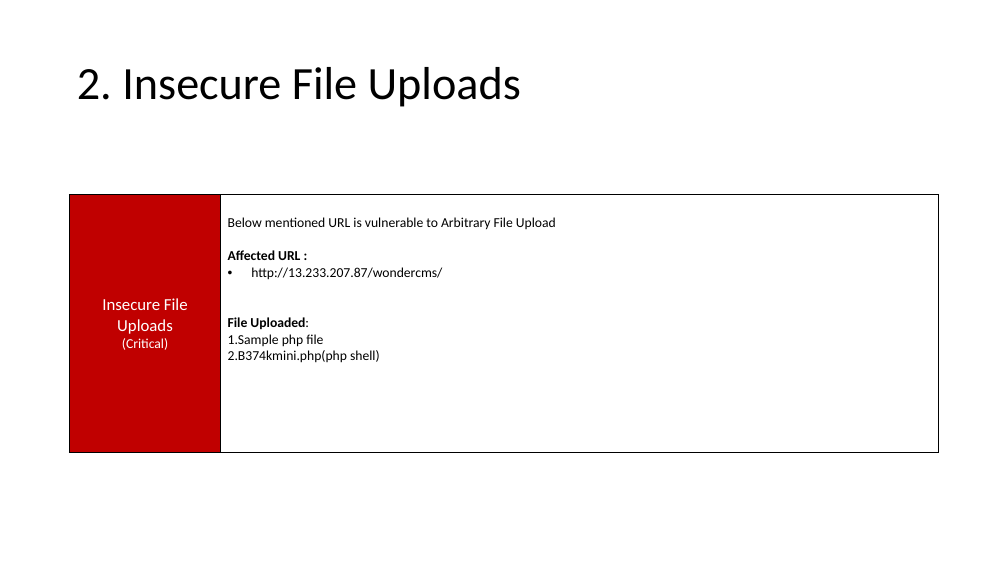
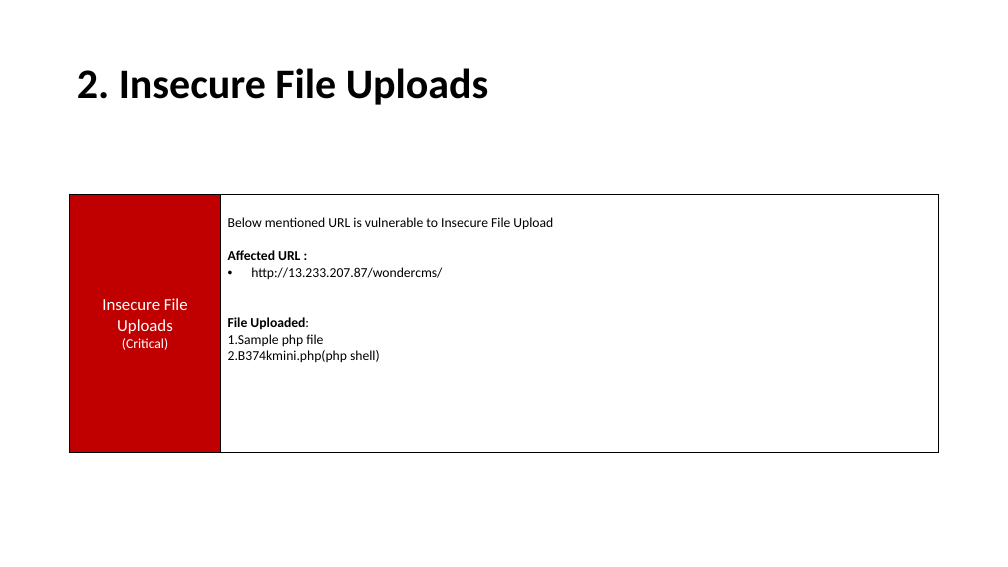
Before and after one commit to RocktimRajkumar/CEH-hack-a-thon, a slide deck: slide 14 of reports/Lifestyle Store/LifeStyle Store Application Reports.pptx. Drawn at 1008x567 pixels with LibreOffice and Linux fonts; fonts in the diff are those of the drawing. Boxes give left, top, right and bottom in pixels: in the first picture for what was removed or moved away, otherwise in the second. Text is boxed around its words. In the diff, an @@ line names an element or a change of style, - is before the commit and + after.

```diff
--- a/reports/Lifestyle Store/LifeStyle Store Application Reports.pptx
+++ b/reports/Lifestyle Store/LifeStyle Store Application Reports.pptx
@@ title "2. Insecure File Uploads" at (77, 68, 489, 105): size 44 to 40 pt, bold on @@
@@ table at (70, 151, 939, 453) @@
-row 2, column 2: Below mentioned URL is vulnerable to Arbitrary File Upload / Affected URL : / http://13.233.207.87/wondercms/ / File Uploaded: / 1.Sample php file / 2.B374kmini.php(php shell)
+row 2, column 2: Below mentioned URL is vulnerable to Insecure File Upload / Affected URL : / http://13.233.207.87/wondercms/ / File Uploaded: / 1.Sample php file / 2.B374kmini.php(php shell)
```
Also in this commit, not shown: 23 other slides changed, 3 slides added, 3 slides removed, 1 other file.
